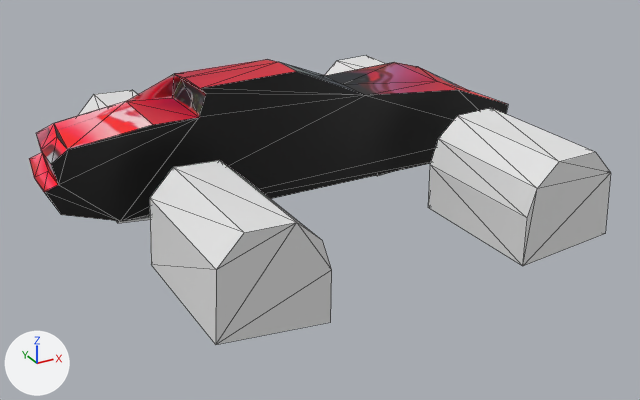
The glTF model blender/viper/viper.glb as it was, and as the next commit left it.
Before and after are seen from a camera (50 mm lens) standing at (-3.56, -6.45, 3.22) and looking at (-0.14, -0.23, 0.11). The axes (+X, +Y, +Z) are drawn at lower left. The lights are the same throughout. The picture after the commit comes second. Mesh edges are drawn as thin lines. Where no turn or scale is listed for an object, it has been applied to the vertices. Vertices at exactly the same position are counted once.
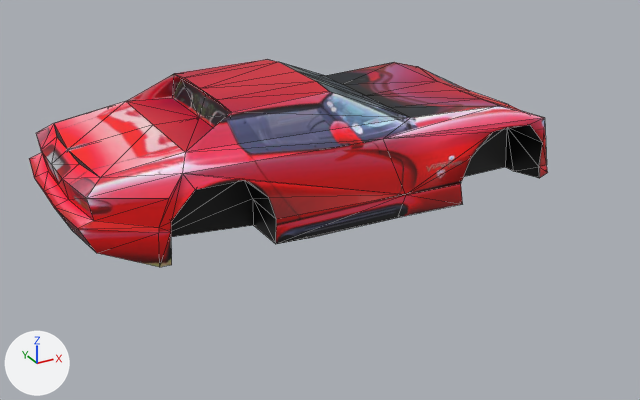
Location of each change, [x1, y1, x2, y2] in pixels of the pictures (640 x 400 px):
'Cube', reshaped (8% wider, 28% taller): before [29, 59, 508, 221]; after [29, 59, 547, 267]
'Cylinder', deleted: before [78, 55, 611, 345]
part 1 of me_cube, added (red): after [44, 71, 547, 267]

The edits, one by one:
me_cube is used by ob_cube; location (0.0, 0.0, 0.0).
me_cube had 86 vertices, 168 faces and spanned x -2.41..2.1, y 0.0..0.96, z 0.1..1.21.
me_cube now has 154 vertices, 320 faces and spans x -2.41..2.1, y -0.96..0.96, z 0.1..1.21.
Part 1, on me_cube:
68 vertices are added at x -2.41..2.05, y -0.96..-0.32, z 0.1..1.21.
152 new faces join them.
Object 'Cylinder' (ob_cylinder) is deleted.
